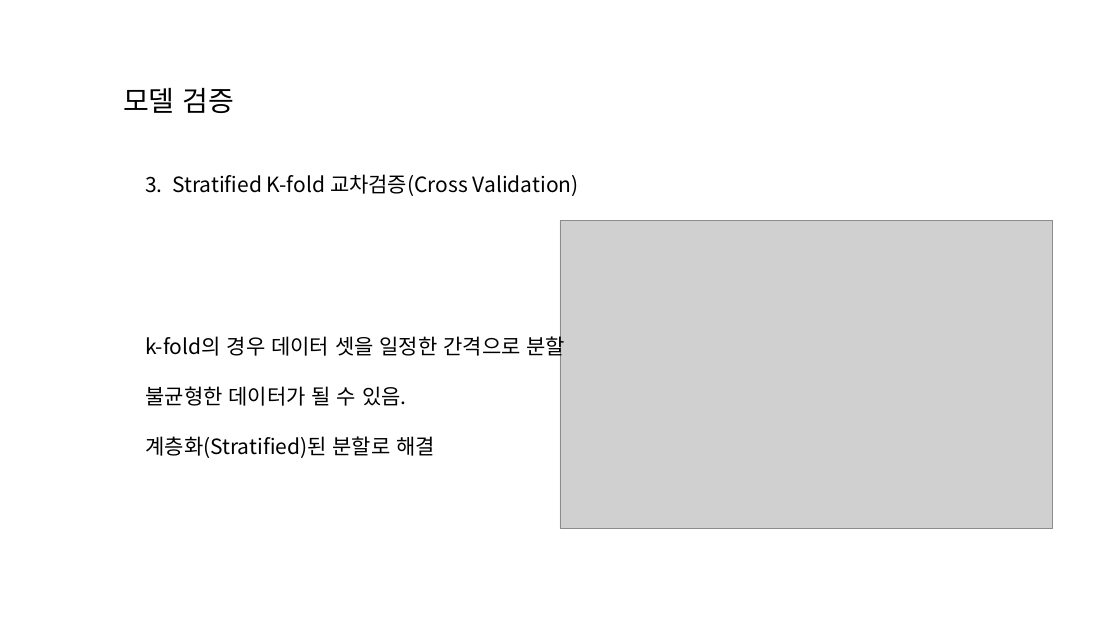
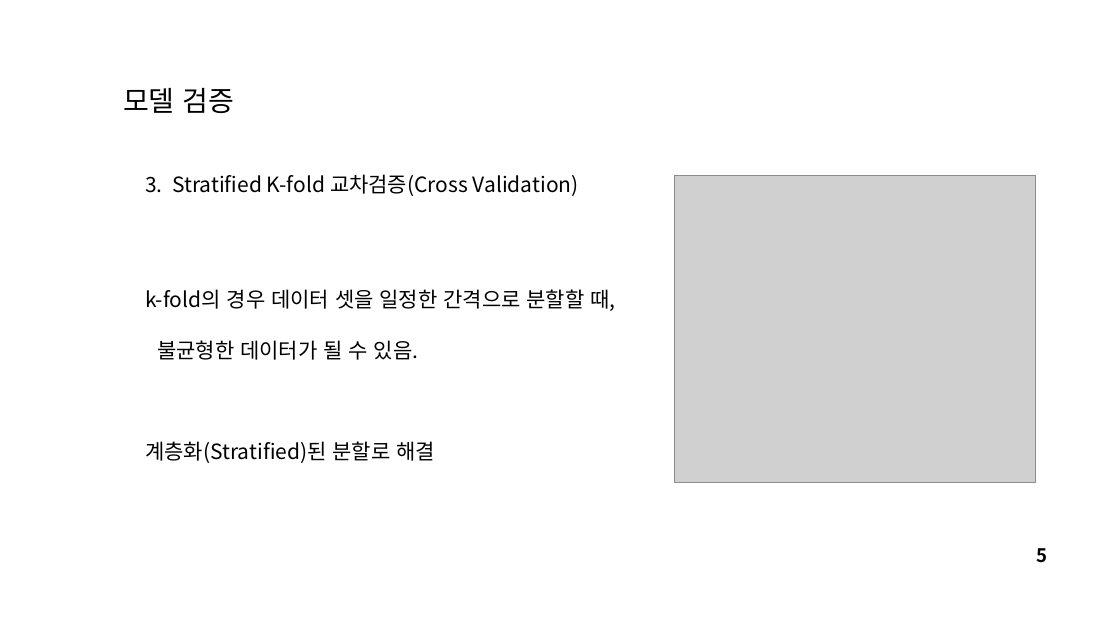
Before and after one commit to lsj7087/22.09-23.08_Baf_Management, a slide deck: slide 6 of 220924_session3/220924_세션3_모델평가_하이퍼파라미터튜닝.pptx. Drawn at 1120x630 pixels with LibreOffice and Linux fonts; fonts in the diff are those of the drawing; grey boxes stand for pictures; background and template pictures are left out. Boxes give left, top, right and bottom in pixels: in the first picture for what was removed or moved away, otherwise in the second. Text is boxed around its words. In the diff, an @@ line names an element or a change of style, - is before the commit and + after.

```diff
--- a/220924_session3/220924_세션3_모델평가_하이퍼파라미터튜닝.pptx
+++ b/220924_session3/220924_세션3_모델평가_하이퍼파라미터튜닝.pptx
@@ picture: place and size @@
-picture at [560, 221, 1053, 528]
+picture at [675, 176, 1035, 483]
@@ text "k-fold의 경우 데이터 셋을 일정한 ...": place and size @@
-text "k-fold의 경우 데이터 셋을 일정한 ..." at [145, 333, 566, 458]
+text "k-fold의 경우 데이터 셋을 일정한 ..." at [145, 289, 615, 463]
@@ text at [145, 289, 615, 311]: text changed @@
-k-fold의 경우 데이터 셋을 일정한 간격으로 분할
+k-fold의 경우 데이터 셋을 일정한 간격으로 분할할 때,
@@ text at [145, 340, 435, 463]: alignment left to justified @@
@@ page number added at [1036, 548, 1047, 563], 16 pt, text #000000, bold @@
+5
```
Also in this commit, not shown: 10 other slides changed, 2 slides added, 1 other file.
